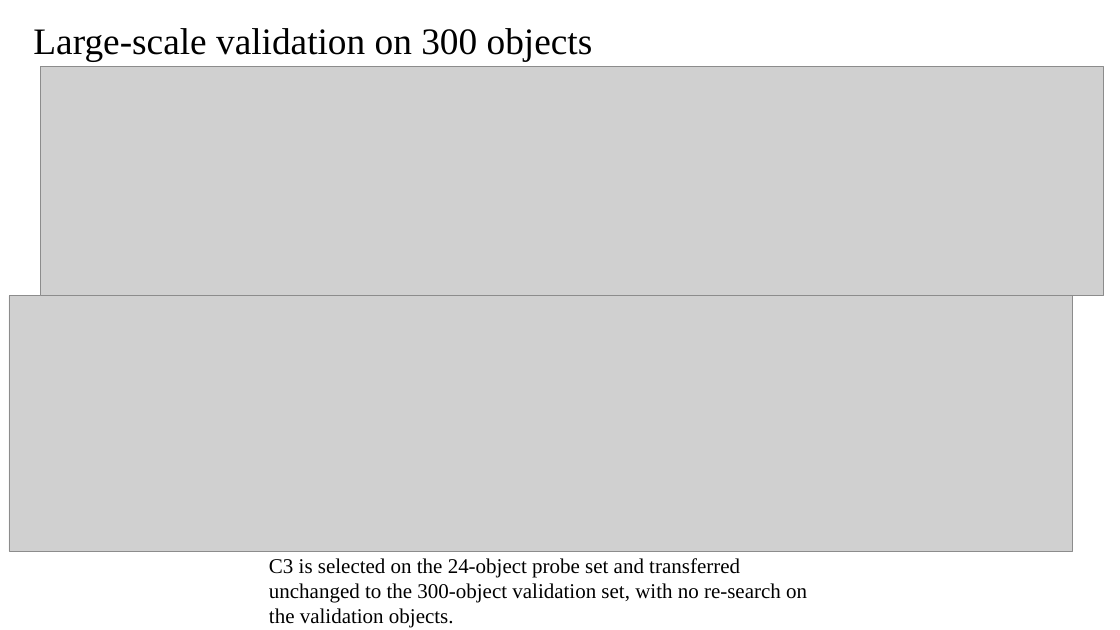
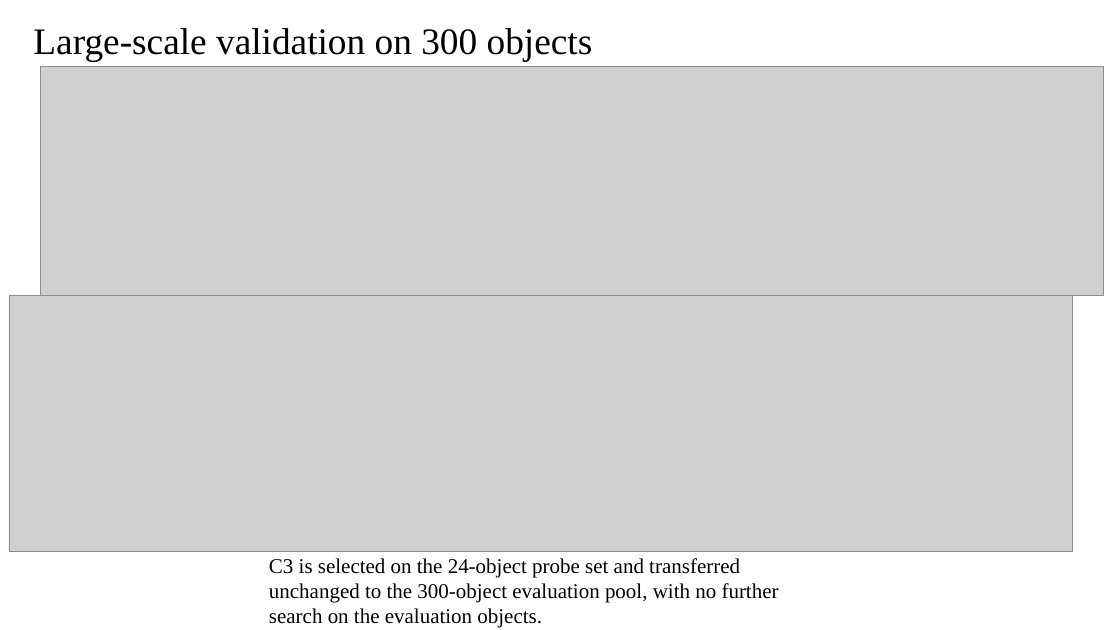
Before and after one commit to Blues-berry/MV-Painter, a slide deck: slide 10 of final/submission_package_CAG/TCAS_Demo_fixed.pptx. Drawn at 1120x630 pixels with LibreOffice and Linux fonts; fonts in the diff are those of the drawing; grey boxes stand for pictures. Boxes give left, top, right and bottom in pixels: in the first picture for what was removed or moved away, otherwise in the second. Text is boxed around its words. In the diff, an @@ line names an element or a change of style, - is before the commit and + after.

Commit message:
Sync demo with revised manuscript: update slide 10 to evaluation-pool wording, re-encode mp4 from updated pptx (same 1080p/30fps/60.2s params), replace stale root-level pptx copy

```diff
--- a/final/submission_package_CAG/TCAS_Demo_fixed.pptx
+++ b/final/submission_package_CAG/TCAS_Demo_fixed.pptx
@@ text at <box>269,558,779,628</box>: text changed @@
-C3 is selected on the 24-object probe set and transferred unchanged to the 300-object validation set, with no re-search on the validation objects.
+C3 is selected on the 24-object probe set and transferred unchanged to the 300-object evaluation pool, with no further search on the evaluation objects.
```
Also in this commit, not shown: 3 other files.
